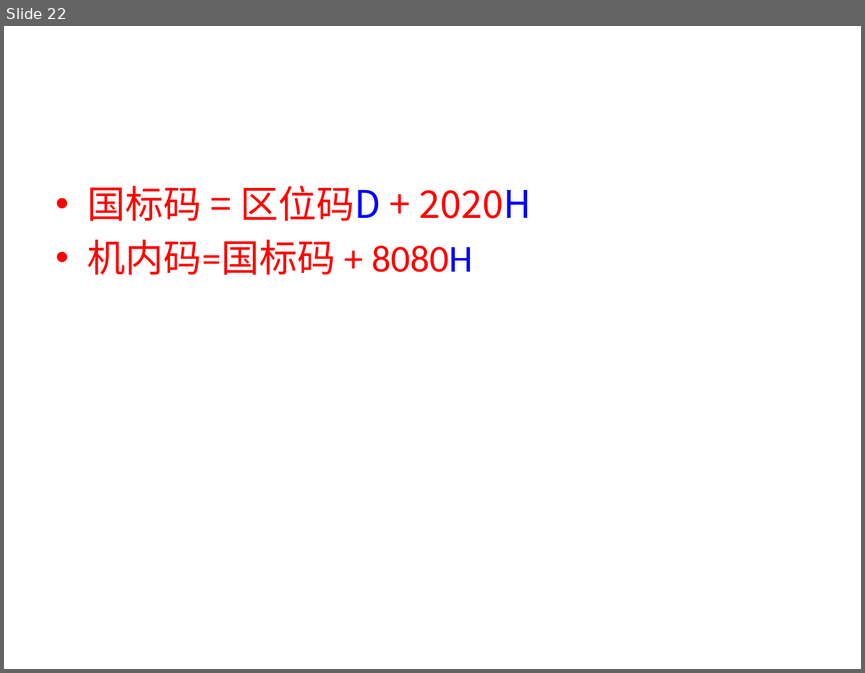
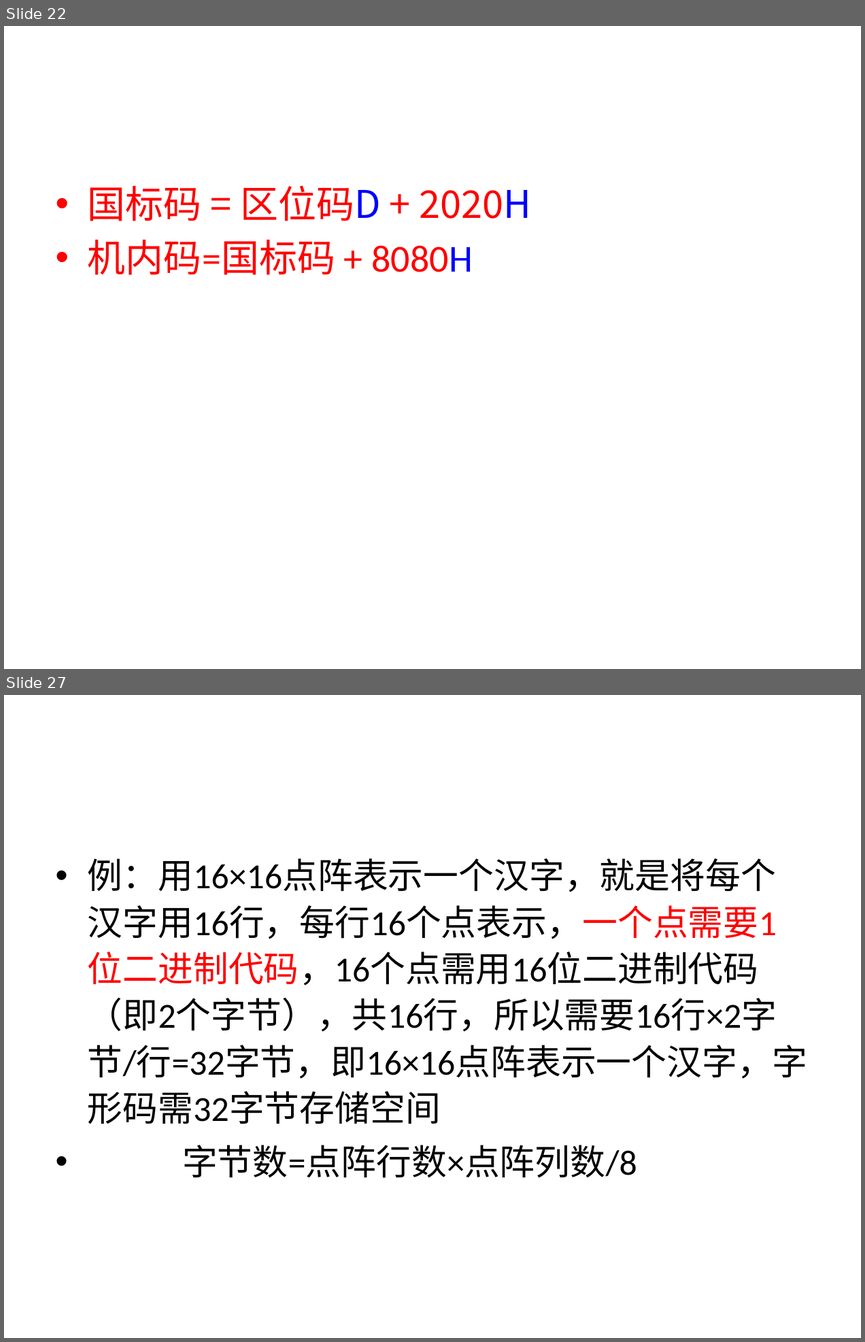
Before and after one commit to sans123wx/class, a slide deck: 计算机应用基础/第1章计算机基础/第1章复习.pptx. Shown one above the other, each under a label of ours: slide 22 before the commit, slides 22 and 27 after it; the slides between them are not shown. The pictures are 865x673 and 865x1342 pixels, drawn with LibreOffice and Linux fonts; fonts in the diff are those of the drawing. Boxes give left, top, right and bottom in pixels: in the first picture for what was removed or moved away, otherwise in the second. Text is boxed around its words. In the diff, an @@ line names an element or a change of style, - is before the commit and + after.

```diff
--- a/计算机应用基础/第1章计算机基础/第1章复习.pptx
+++ b/计算机应用基础/第1章计算机基础/第1章复习.pptx
@@ slide 27 added at <box>4,695,861,1338</box>, background #FFFFFF @@
@@ text added at <box>88,858,808,1178</box>, 29.6 pt, text #000000 @@
+• 例：用16×16点阵表示一个汉字，就是将每个汉字用16行，每行16个点表示，一个点需要1位二进制代码，16个点需用16位二进制代码（即2个字节），共16行，所以需要16行×2字节/行=32字节，即16×16点阵表示一个汉字，字形码需32字节存储空间
+• 字节数=点阵行数×点阵列数/8
```
Also in this commit, not shown: 13 other slides added, 13 other files.
